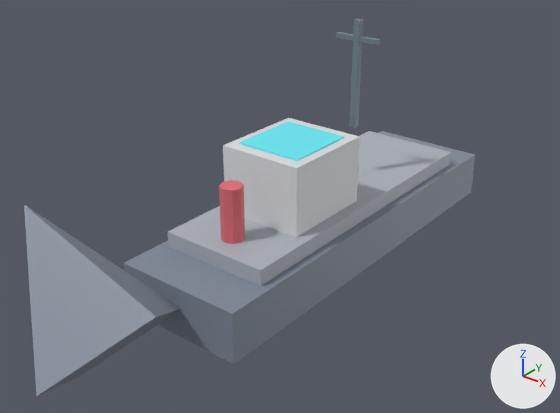
One commit to the glTF model public/assets/models/ship.glb: the scene before it, then after it.
One viewpoint serves both versions: a camera (50 mm lens) standing at (13.6, -19.4, 12.8) and looking at (-0.7, -1.5, 1.7). Every picture has the same lights, and +X, +Y and +Z are marked at lower right. The older version comes first.

Objects in the first picture: 'p0', 'p1', 'p2', 'p3', 'p4', 'p5', 'p7' and 1 more.
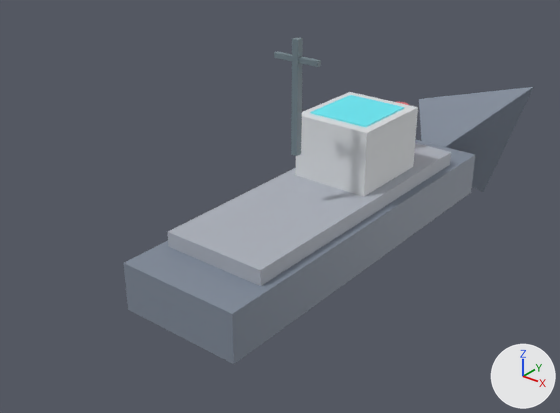
The change in detail:
me_p1 is used by ob_p1; location (0.0, 0.0, 0.0).
Verts and faces of me_p1; kept vertices keep their numbers, new ones are numbered from 6.
Before the commit, vertices of me_p1: 0 (0.0, -9.2, 0.8) at pixel (115, 348), 1 (1.7, -9.2, 2.5) at pixel (156, 316), 2 (-3.18, -9.2, 3.98) at pixel (23, 204), 3 (0.0, -6.8, 0.8), 4 (-1.7, -9.2, -0.9) at pixel (80, 375).
Before the commit, vertices of me_p1: 5 (0.0, -11.6, 0.8) at pixel (36, 396).
me_p1 had 6 vertices, 8 faces and spanned x -3.18..1.7, y -11.6..-6.8, z -0.9..3.98.
me_p1 now has 6 vertices, 8 faces and spans x -1.7..3.18, y 6.8..11.6, z -0.9..3.98.
Part 1, on me_p1:
Vertices deleted: 0 to 5 (with the faces that use them).
Part 2, on me_p1:
New vertex 6 is at (-1.7, 9.2, 2.5), pixel (418, 99).
New vertex 7 is at (0.0, 9.2, 0.8).
New vertex 8 is at (0.0, 6.8, 0.8).
New vertex 9 is at (3.18, 9.2, 3.98), pixel (534, 86).
New vertex 10 is at (1.7, 9.2, -0.9), pixel (483, 192).
New vertex 11 is at (0.0, 11.6, 0.8).
New faces: (6, 7, 8), (6, 8, 9), (7, 10, 8), (8, 10, 9), (7, 11, 10), (9, 10, 11).
New faces: (6, 11, 7), (6, 9, 11).
me_p3 is used by ob_p3; location (0.0, 0.0, 0.0).
me_p3 had 8 vertices, 12 faces and spanned x -1.4..1.4, y -3.4..-0.2, z 2.1..4.3.
me_p3 now has 8 vertices, 12 faces and spans x -1.4..1.4, y 0.2..3.4, z 2.1..4.3.
me_p3 part 3: the whole mesh is rebuilt.
me_p4 is used by ob_p4; location (0.0, 0.0, 0.0).
me_p4 had 8 vertices, 12 faces and spanned x -1.1..1.1, y -3.0..-0.6, z 3.85..4.35.
me_p4 now has 8 vertices, 12 faces and spans x -1.1..1.1, y 0.6..3.0, z 3.85..4.35.
me_p4 part 4: the whole mesh is rebuilt.
me_p5 is used by ob_p5; location (0.0, 0.0, 0.0).
me_p5 had 8 vertices, 12 faces and spanned x -0.11..0.11, y 1.49..1.71, z 3.8..7.4.
me_p5 now has 8 vertices, 12 faces and spans x -0.11..0.11, y -1.71..-1.49, z 3.8..7.4.
me_p5 part 5: 8 vertices removed from x -0.11..0.11, y 1.49..1.71, z 3.8..7.4.
me_p5 part 6: 8 vertices added at x -0.11..0.11, y -1.71..-1.49, z 3.8..7.4, forming a box.
me_p7 is used by ob_p7; location (0.0, 0.0, 0.0).
me_p7 had 18 vertices, 32 faces and spanned x -0.35..0.35, y -4.95..-4.25, z 1.4..3.8.
me_p7 now has 18 vertices, 32 faces and spans x -0.35..0.35, y 4.25..4.95, z 1.4..3.8.
me_p7 part 7: 18 vertices removed from x -0.35..0.35, y -4.95..-4.25, z 1.4..3.8.
Other edits to the shape of me_p7 do not show in these pictures.

Pixel boxes [x1, y1, x2, y2] of what changed, in the pictures (560 x 413 px):
'p1', reshaped (26% narrower, 45% shorter)
    before: [24, 205, 179, 396]
    after: [419, 87, 534, 192]
'p3', reshaped (10% narrower, 12% shorter)
    before: [223, 118, 360, 237]
    after: [295, 92, 418, 197]
'p4', reshaped (11% narrower, 20% shorter)
    before: [239, 121, 345, 161]
    after: [310, 95, 404, 127]
'p5', reshaped (13% narrower, 9% taller)
    before: [349, 19, 363, 128]
    after: [291, 37, 303, 156]
'p7', reshaped (mostly hidden afterwards)
    before: [219, 180, 245, 244]
    after: [397, 102, 409, 105]
part 1 of me_p1, deleted
    before: [24, 205, 179, 396]
part 2 of me_p1, added
    after: [419, 87, 534, 192]
part 5 of me_p5, deleted
    before: [349, 19, 363, 128]
part 6 of me_p5, added
    after: [291, 37, 303, 156]
part 7 of me_p7, deleted (brown)
    before: [219, 180, 245, 244]
